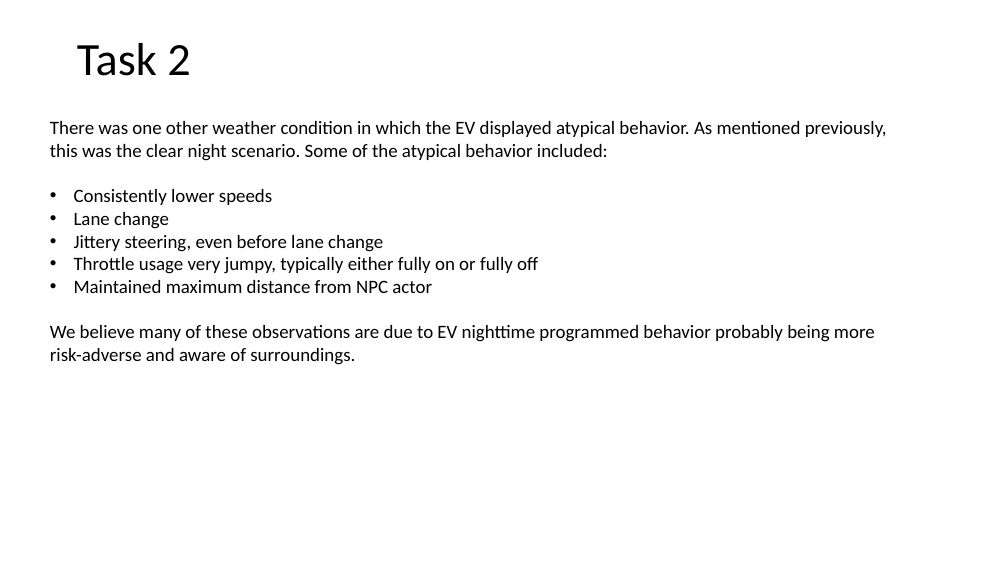
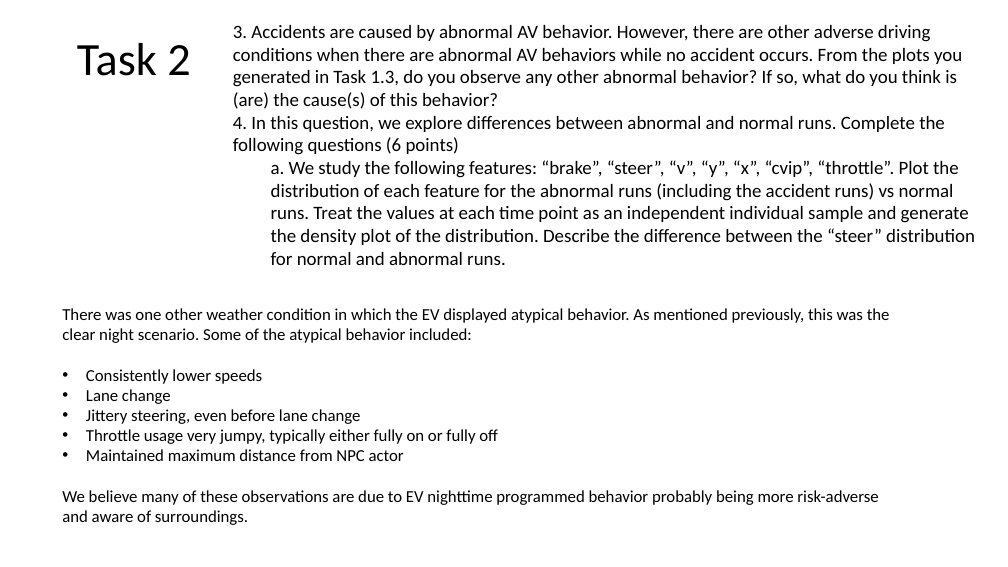
Before and after one commit to mrojaspell/MP1, a slide deck: slide 15 of mp1_powerpoint.pptx (slide 14 before the commit). Drawn at 1008x567 pixels with LibreOffice and Linux fonts; fonts in the diff are those of the drawing. Boxes give left, top, right and bottom in pixels: in the first picture for what was removed or moved away, otherwise in the second. Text is boxed around its words. In the diff, an @@ line names an element or a change of style, - is before the commit and + after.

```diff
--- a/mp1_powerpoint.pptx
+++ b/mp1_powerpoint.pptx
@@ text added at <box>233,25,975,265</box>, 18 pt, text #000000 @@
+3. Accidents are caused by abnormal AV behavior. However, there are other adverse driving conditions when there are abnormal AV behaviors while no accident occurs. From the plots you generated in Task 1.3, do you observe any other abnormal behavior? If so, what do you think is (are) the cause(s) of this behavior?
+4. In this question, we explore differences between abnormal and normal runs. Complete the following questions (6 points)
+  a. We study the following features: “brake”, “steer”, “v”, “y”, “x”, “cvip”, “throttle”. Plot the distribution of each feature for the abnormal runs (including the accident runs) vs normal runs. Treat the values at each time point as an independent individual sample and generate the density plot of the distribution. Describe the difference between the “steer” distribution for normal and abnormal runs.
@@ text "There was one other weather ...": place and size @@
-text "There was one other weather ..." at <box>50,121,887,365</box>
+text "There was one other weather ..." at <box>62,308,890,525</box>
@@ text "There was one other weather ..." at <box>62,308,890,525</box>: size 18 to 16 pt @@
```
Also in this commit, not shown: 10 other slides changed, 2 slides added, 1 slide removed.
